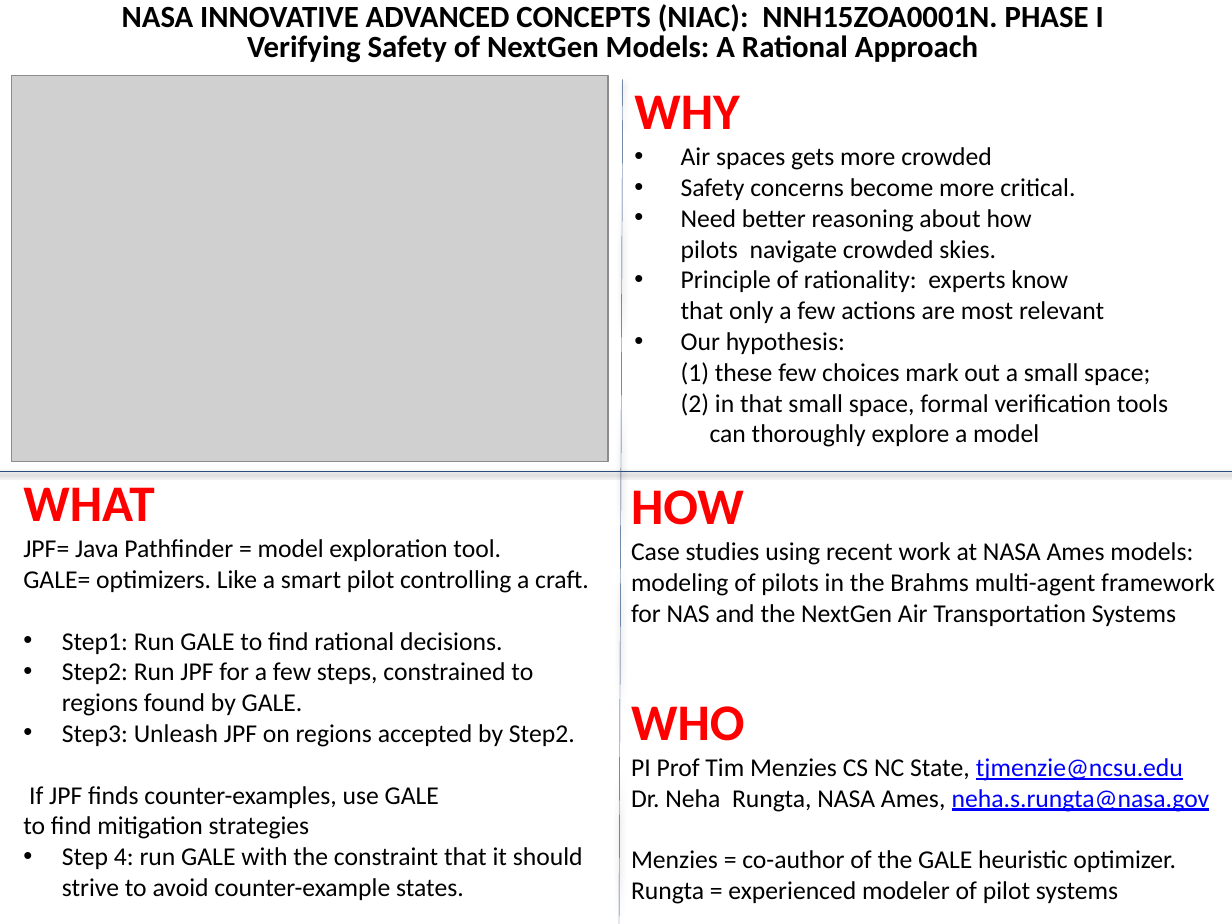
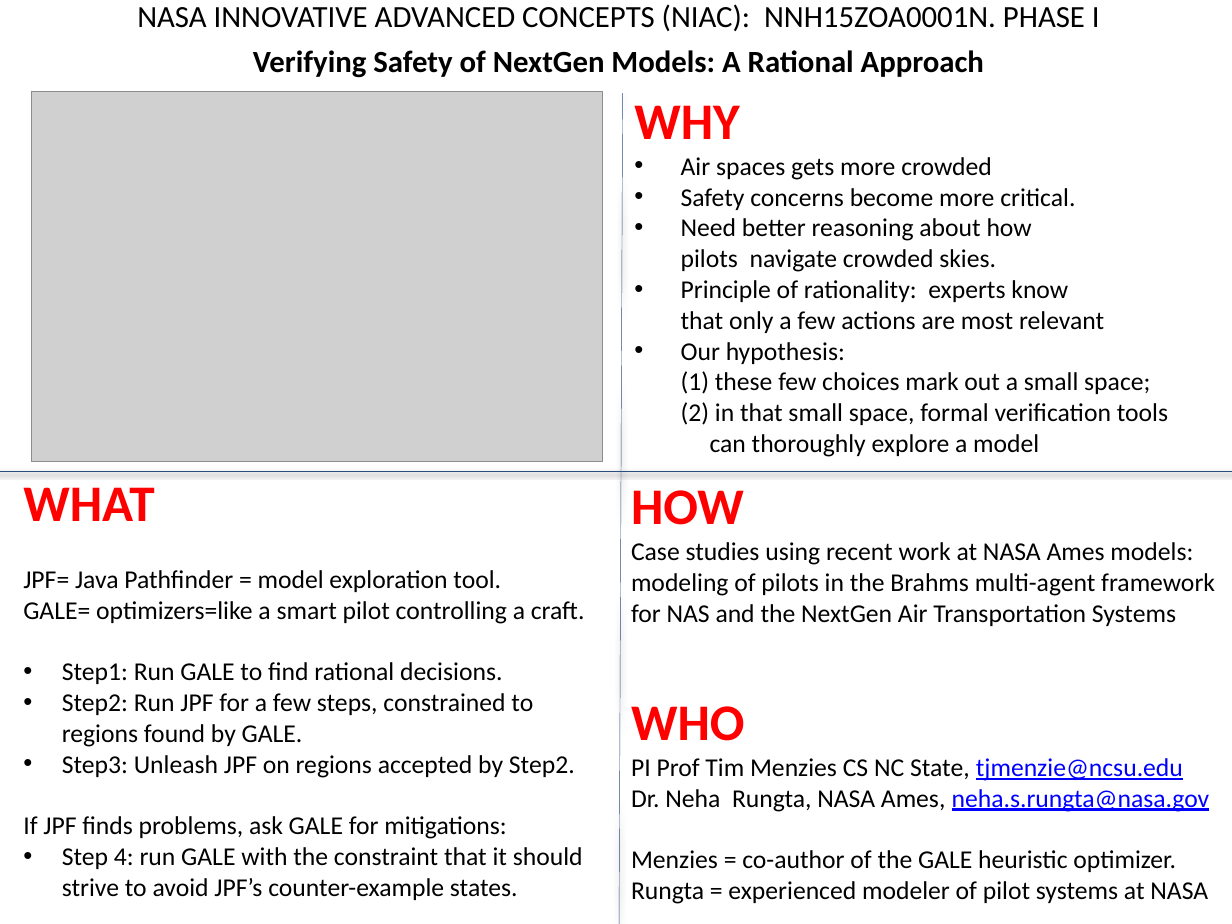
Before and after one commit to ai-se/amesModels, a slide deck: slide 1 of quad.pptx. Drawn at 1232x924 pixels with LibreOffice and Linux fonts; fonts in the diff are those of the drawing; grey boxes stand for pictures. Boxes give left, top, right and bottom in pixels: in the first picture for what was removed or moved away, otherwise in the second. Text is boxed around its words. In the diff, an @@ line names an element or a change of style, - is before the commit and + after.

Commit message:
typo

```diff
--- a/quad.pptx
+++ b/quad.pptx
@@ text "NASA INNOVATIVE ADVANCED CONCEPTS (NIAC): ...": place and size @@
-text "NASA INNOVATIVE ADVANCED CONCEPTS (NIAC): ..." at [122, 4, 1104, 63]
+text "NASA INNOVATIVE ADVANCED CONCEPTS (NIAC): ..." at [137, 4, 1100, 78]
@@ text "NASA INNOVATIVE ADVANCED CONCEPTS (NIAC): ..." at [137, 4, 1100, 78]: bold off in "NASA INNOVATIVE ADVANCED CONCEPTS (NIAC): NNH15ZOA0001N. PHA ..."; line spacing 0.8 to 0.6 @@
@@ text "WHY": place and size @@
-text "WHY" at [634, 95, 1168, 447]
+text "WHY" at [634, 105, 1168, 457]
@@ picture: place and size @@
-picture at [11, 75, 607, 461]
+picture at [32, 92, 604, 462]
@@ line moved from (622, 80) - (618, 924) to (622, 94) - (618, 924) @@
@@ text at [23, 601, 585, 624]: text changed @@
-GALE= optimizers. Like a smart pilot controlling a craft.
+GALE= optimizers=like a smart pilot controlling a craft.
@@ text at [23, 816, 583, 900]: text changed @@
-If JPF finds counter-examples, use GALE
-to find mitigation strategies
-• Step 4: run GALE with the constraint that it should strive to avoid counter-example states.
+If JPF finds problems, ask GALE for mitigations:
+• Step 4: run GALE with the constraint that it should strive to avoid JPF’s counter-example states.
@@ text at [631, 850, 1208, 904]: text changed @@
-Menzies = co-author of the GALE heuristic optimizer.
-Rungta = experienced modeler of pilot systems
+Menzies = co-author of the GALE heuristic optimizer.
+Rungta = experienced modeler of pilot systems at NASA
```
